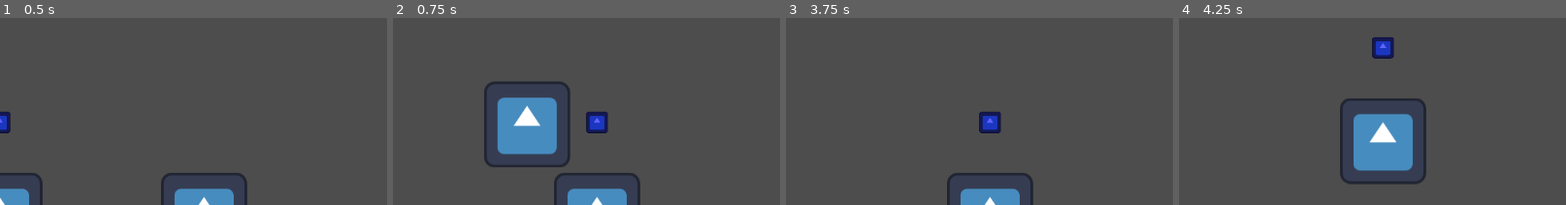
Above: before the commit, frames 1-4 (left to right).
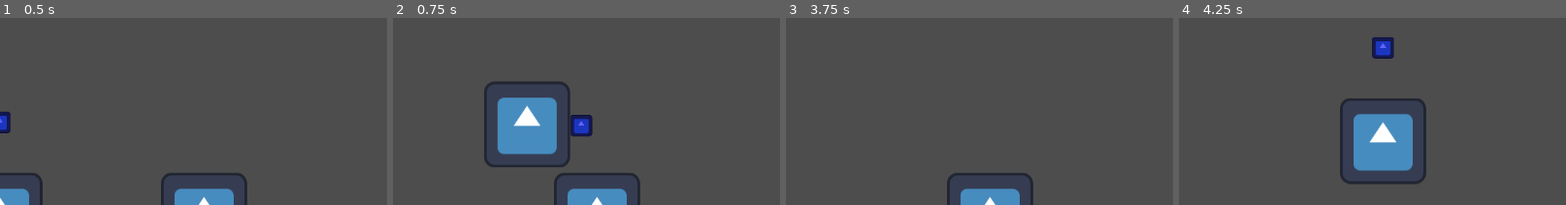
Above: after the commit, the same moments.

Repository: jmrvicencio/HelpingJovi
Game: Godot game, scene res://scenes/main.tscn
Same seed, same stepped clock (60 frames per second), same inputs: the game is played once before the commit and once after it. The engine's default icon, where the game draws it, is replaced by a stand-in: a white triangle on a blue panel in a dark square.
Inputs:
- Up to frame 1 (0.5 s): no input
- Up to frame 2 (0.75 s): tap Enter (ui_accept) at 0.5 s; hold Right (ui_right) from 0.53 s (still down); tap E (player1_give) at 0.6 s
- Up to frame 3 (3.75 s): tap I (player2_jump) at 0.77, 1.52, 3.02 s; tap O (player2_give) at 1.35 s; tap Enter (ui_accept) at 2, 2.75, 3.5 s; release Right (ui_right) at 2.03 s; hold Left (ui_left) 2.03-2.78 s; tap J (player2_left) at 2.1 s; hold Right (ui_right) from 2.78 s (still down); tap L (player2_right) at 2.85 s; tap E (player1_give) at 3.6 s
- Up to frame 4 (4.25 s): keep holding Right (ui_right); tap I (player2_jump) at 3.77 s
The pictures show only the part of the screen within x 50-100%, y 0-50%; the shares and areas given below are measured in that part.

Frame 1 is identical in both runs. In frame 2, 1.1% of the frame differs, in the area x 45-56%, y 50-64%; in frame 3, 0.6%; in frame 4, nothing differs.

Commit message:
Added jump indicator animation

Diff:
--- a/elements/character/character_body_2d.gd
+++ b/elements/character/character_body_2d.gd
@@ -2,6 +2,7 @@
 extends CharacterBody2D
 
 signal custom_signal()
+signal pass_jump(partner:Character)
 
 enum PLAYER{
 	ONE,
@@ -23,7 +24,14 @@
 
 func _set_can_jump(val):
 	can_jump = val
-	jump_indicator.visible = val
+
+	#jump_indicator.visible = val
+	#jump_indicator.global_position = partner.global_position - Vector2(0, 139.0)
+	#
+	#var tween := create_tween()
+	#tween.set_ease(Tween.EASE_OUT)
+	#tween.set_trans(Tween.TRANS_BACK)
+	#tween.tween_property(jump_indicator, "position", Vector2(0, -139.0), 0.4)
 
 
 func _physics_process(delta: float) -> void:
@@ -43,6 +51,7 @@
 	if give_jump_input and can_jump:
 		can_jump = false
 		partner.can_jump = true
+		pass_jump.emit(partner)
 
 	# Add the gravity.
 	if not is_on_floor():
--- a/scenes/main.gd
+++ b/scenes/main.gd
@@ -1,16 +1,34 @@
 extends Node2D
 
 @export var player1:Character
+
+@onready var jump_indicator: Sprite2D = %JumpIndicator
+
+var tween: Tween
+
 
 # Called when the node enters the scene tree for the first time.
 func _ready() -> void:
 	var players := get_tree().get_nodes_in_group('character')
 
 	for char:Character in players:
-		char.custom_signal.connect(_on_custom_signal)
+		char.pass_jump.connect(_on_pass_jump)
 		if char.player == Character.PLAYER.ONE:
+			jump_indicator.reparent(char)
+			jump_indicator.position = Vector2(0, -139)
 			char.can_jump = true
 
 
-func _on_custom_signal():
-	print("custom signal was called")
+func _on_pass_jump(char: Character) -> void:
+	print('pass jump')
+	jump_indicator.reparent(char)
+
+	if tween:
+		tween.kill()
+
+	tween = create_tween()
+	tween.set_parallel(true)
+	tween.set_ease(Tween.EASE_OUT)
+	tween.set_trans(Tween.TRANS_BACK)
+	tween.tween_property(jump_indicator, 'position:x', 0, 0.45)
+	tween.tween_property(jump_indicator, 'position:y', -139, 0.3)
--- a/scenes/main.tscn
+++ b/scenes/main.tscn
@@ -1,7 +1,8 @@
-[gd_scene load_steps=5 format=3 uid="uid://djuti6x5kvqce"]
+[gd_scene load_steps=6 format=3 uid="uid://djuti6x5kvqce"]
 
 [ext_resource type="Script" uid="uid://c3m82oi5m3k55" path="res://scenes/main.gd" id="1_0wfyh"]
 [ext_resource type="PackedScene" uid="uid://csvew8um3cwx6" path="res://elements/character/character.tscn" id="1_o5qli"]
+[ext_resource type="Texture2D" uid="uid://ckn3cu47shlp0" path="res://assets/icon.svg" id="3_sugp2"]
 
 [sub_resource type="RectangleShape2D" id="RectangleShape2D_1bvp3"]
 size = Vector2(1152, 320)
@@ -40,3 +41,10 @@
 [node name="CollisionShape2D" type="CollisionShape2D" parent="Area2D"]
 position = Vector2(35, 35)
 shape = SubResource("RectangleShape2D_jyhfs")
+
+[node name="JumpIndicator" type="Sprite2D" parent="."]
+unique_name_in_owner = true
+modulate = Color(0.380392, 0.388235, 1, 1)
+position = Vector2(0, -139)
+scale = Vector2(0.25, 0.25)
+texture = ExtResource("3_sugp2")
